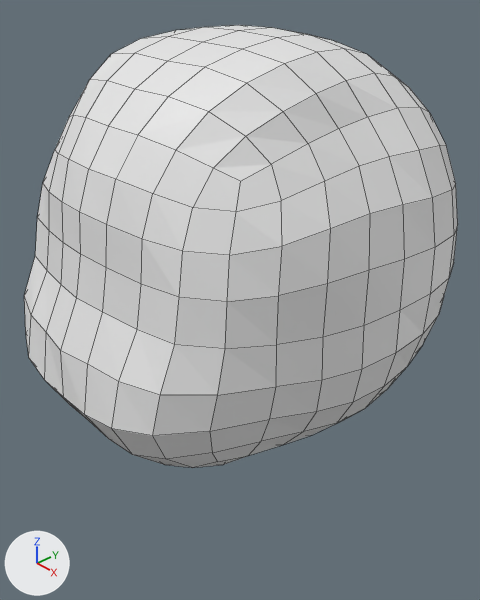
Before and after pictures for a commit that changed the Blender file ETHAN_SOUL.blend.
One viewpoint serves both versions: a 50 mm camera at (2.31, -2.15, 1.39) aimed at (-0.05, 0.06, -0.4). The axes (+X, +Y, +Z) are drawn at lower left. The lights are the same throughout. The first picture is the older version. Mesh edges are drawn as thin lines.

The older version as bpy lines, for what is in view:
```python
me_cube_005 = bpy.data.meshes.new('Cube.005')
me_cube_005.from_pydata(...)  # 406 vertices, 404 faces; spans x -0.81..0.81, y -0.88..0.78, z -0.74..0.82
ob_cube_001 = bpy.data.objects.new('Cube.001', me_cube_005)
ob_cube_001.location = (0.0, 0.0, 0.0)
ob_cube_001.scale = (1.23, 1.23, 1.23)
```
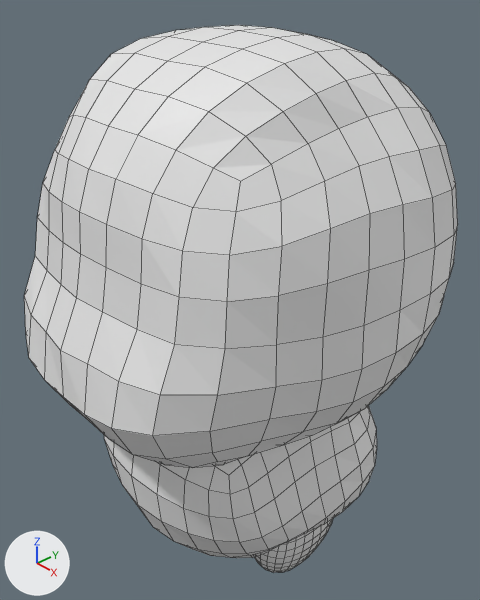
What changed in the scene script:
```text
Add me_cube_002:
    me_cube_002.from_pydata(...)  # 386 vertices, 384 faces; spans x 0.2..1.94, y -0.95..1.24, z -1.03..1.56
Add me_cube_001:
    me_cube_001.from_pydata(...)  # 386 vertices, 384 faces; spans x -0.703..0.703, y -0.679..0.736, z -0.405..0.843
Add ob_cube_003:
    ob_cube_003 = bpy.data.objects.new('Cube.003', me_cube_002)
    ob_cube_003.location = (0.009, 0.08, -1.929)
    ob_cube_003.scale = (0.294, 0.294, 0.294)
    _m = ob_cube_003.modifiers.new('Mirror', 'MIRROR')
Add ob_cube_002:
    ob_cube_002 = bpy.data.objects.new('Cube.002', me_cube_001)
    ob_cube_002.location = (0.0, -0.066, -1.476)
    ob_cube_002.scale = (1.04, 1.04, 1.04)
```

Boxes (x1, y1, x2, y2) around the edits, measured in the pictures (480 x 600 px):
'Cube.002', added
    after: (104, 406, 377, 558)
'Cube.003', added
    after: (254, 519, 333, 573)
